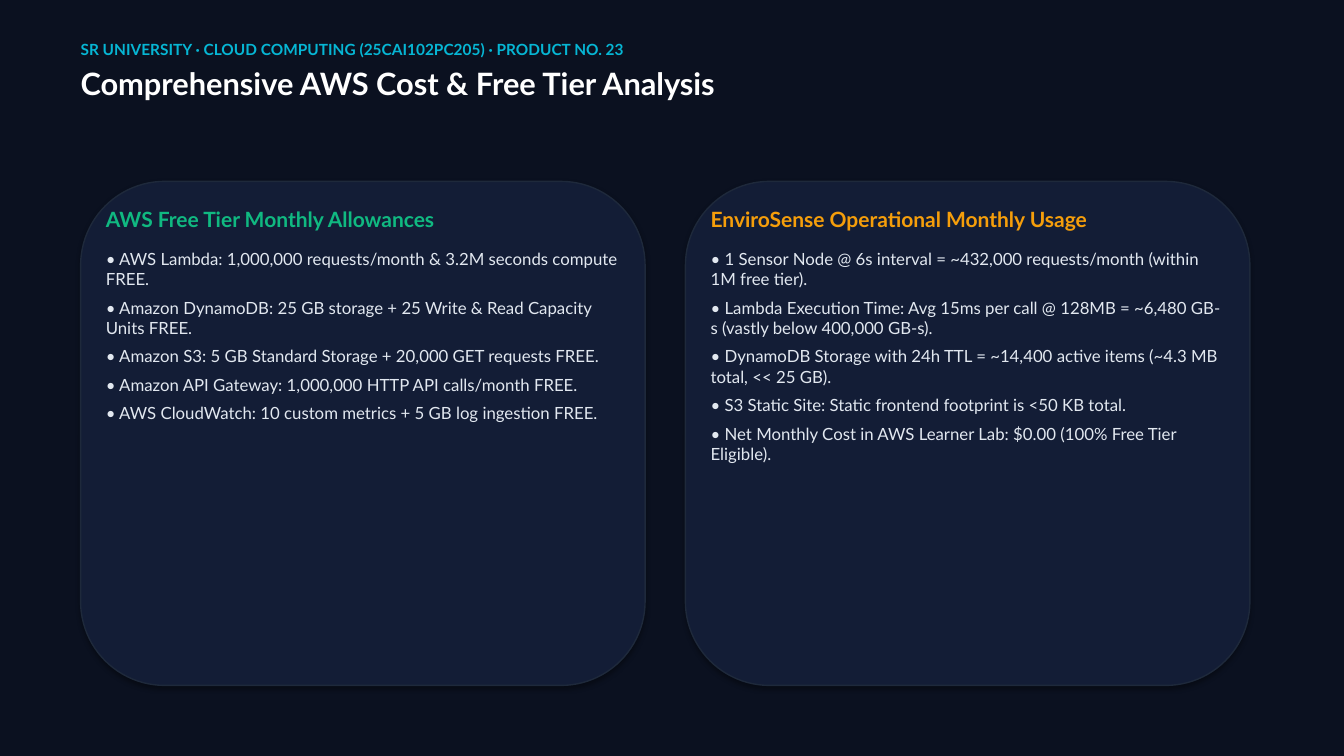
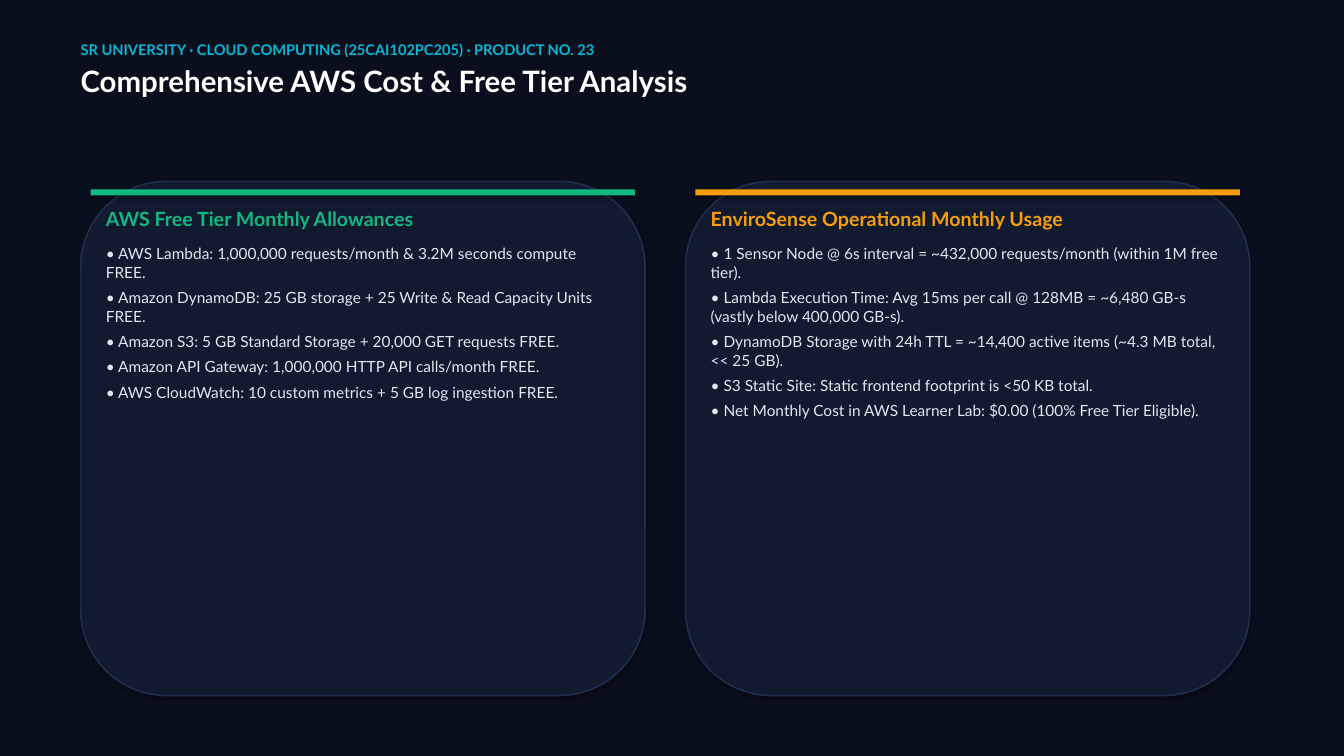
Before and after one commit to yeshwanthkushi25-glitch/envirosense-iot-dashboard, a slide deck: slide 11 of EnviroSense_Master_Presentation.pptx. Drawn at 1344x756 pixels with LibreOffice and Linux fonts; fonts in the diff are those of the drawing. Boxes give left, top, right and bottom in pixels: in the first picture for what was removed or moved away, otherwise in the second. Text is boxed around its words. In the diff, an @@ line names an element or a change of style, - is before the commit and + after.

Commit message:
style: overhaul visual design, circular gauges, embedded diagrams & presentation deck

```diff
--- a/EnviroSense_Master_Presentation.pptx
+++ b/EnviroSense_Master_Presentation.pptx
@@ rectangle at [0, 0, 1344, 756]: fill #0B1120 to #0A0F1D @@
@@ text "SR UNIVERSITY · CLOUD COMPUTING ..." at [81, 43, 688, 97]: size 11 to 10.5 pt in "SR UNIVERSITY · CLOUD COMPUTING (25CAI102PC205) · ..."; size 22 to 21 pt in "Comprehensive AWS Cost & Free Tier Analysis" @@
@@ rounded rectangle: place and size @@
-rounded rectangle at [81, 181, 645, 686]
+rounded rectangle at [81, 181, 645, 696]
@@ rounded rectangle at [81, 181, 645, 696]: fill #131D36 to #121A2F; outline #1E293B 1 pt to #1E2D4D 1.2 pt @@
@@ rectangle added at [91, 190, 635, 196], fill #10B981 @@
@@ text "AWS Free Tier Monthly Allowances" at [106, 211, 593, 401]: size 15 to 14 pt in "AWS Free Tier Monthly Allowances"; size 12 to 11 pt; less space between paragraphs @@
@@ rounded rectangle at [686, 181, 1250, 696]: fill #131D36 to #121A2F; outline #1E293B 1 pt to #1E2D4D 1.2 pt @@
@@ rounded rectangle: place and size @@
-rounded rectangle at [686, 181, 1250, 686]
+rounded rectangle at [686, 181, 1250, 696]
@@ rectangle added at [696, 190, 1240, 196], fill #F59E0B @@
@@ text "EnviroSense Operational Monthly Usage" at [711, 211, 1218, 419]: size 15 to 14 pt in "EnviroSense Operational Monthly Usage"; size 12 to 11 pt; less space between paragraphs @@
```
Also in this commit, not shown: 15 other slides changed, 15 other files.
